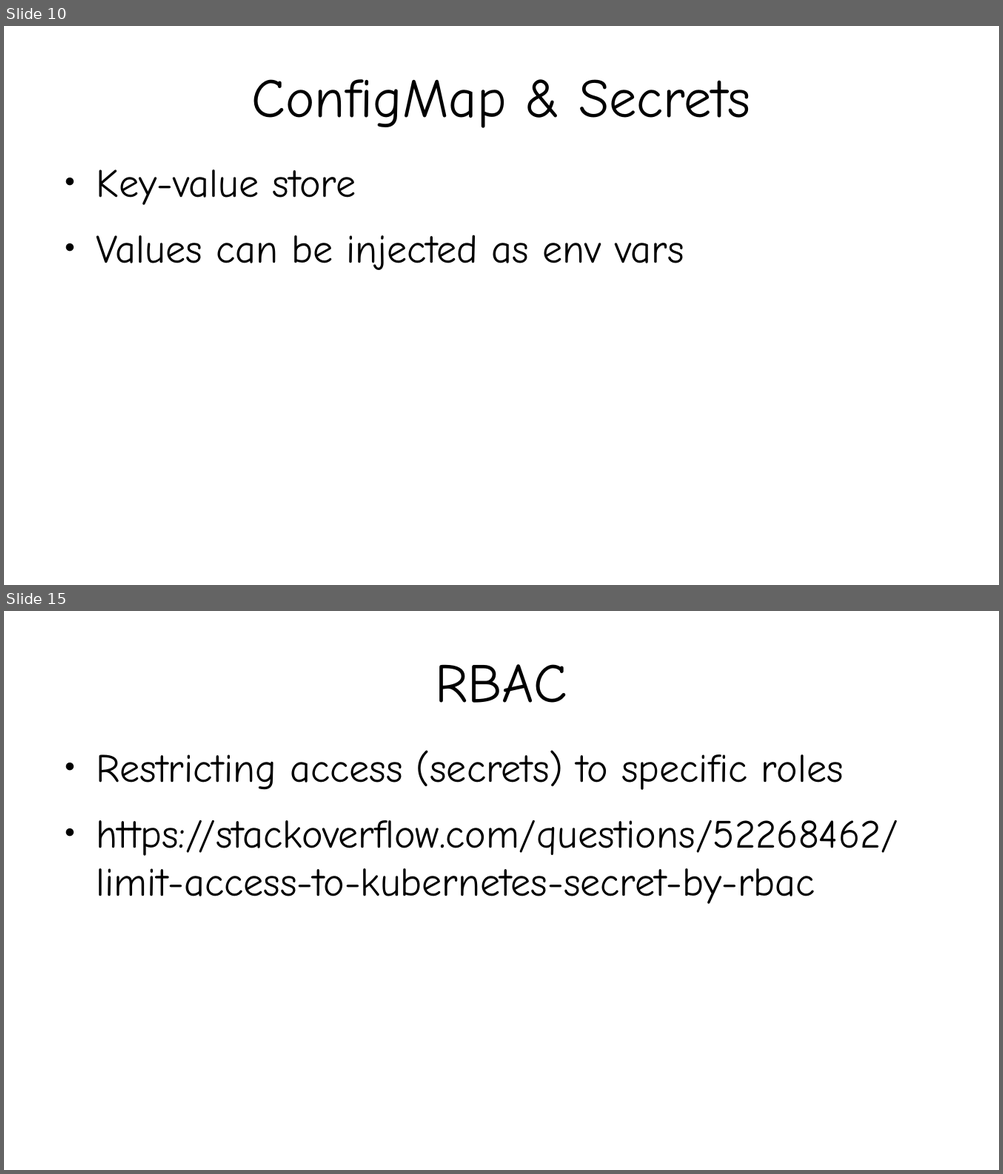
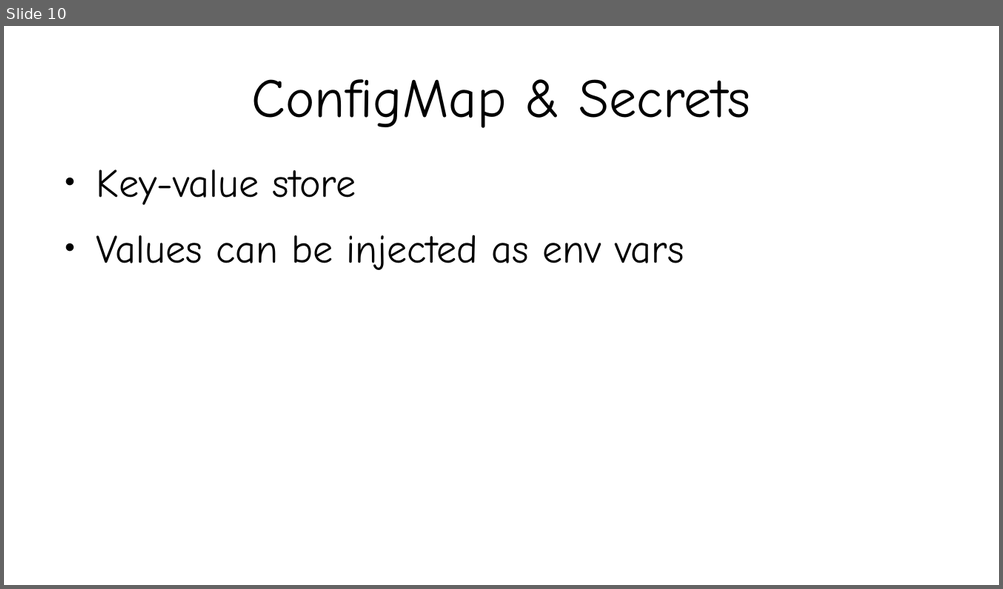
Before and after one commit to kislaykishore/microservices, a slide deck: Kubernetes.odp. Shown one above the other, each under a label of ours: slides 10 and 15 before the commit, slide 10 after it; the slides between them are not shown. The pictures are 1003x1174 and 1003x589 pixels, drawn with LibreOffice and Linux fonts; fonts in the diff are those of the drawing. Boxes give left, top, right and bottom in pixels: in the first picture for what was removed or moved away, otherwise in the second. Text is boxed around its words. In the diff, an @@ line names an element or a change of style, - is before the commit and + after.

Commit message:
Kubernetes demo complete

```diff
--- a/Kubernetes.odp
+++ b/Kubernetes.odp
@@ slide 15 removed at box(4, 611, 999, 1170), background #FFFFFF @@
@@ title removed at box(435, 664, 567, 703) @@
-RBAC
@@ text removed at box(96, 750, 899, 904) @@
-● Restricting access (secrets) to specific roles
-● https://stackoverflow.com/questions/52268462/limit-access-to-kubernetes-secret-by-rbac
```
Also in this commit, not shown: 1 slide changed, 5 slides added, 4 other slides removed.
